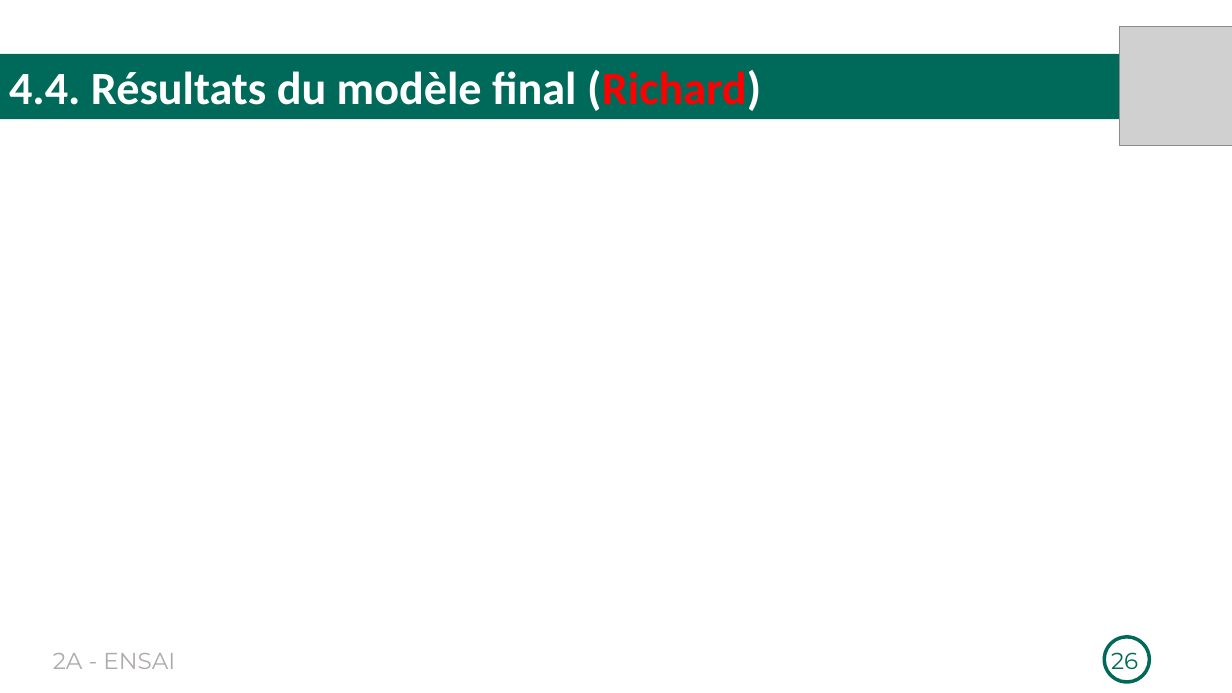
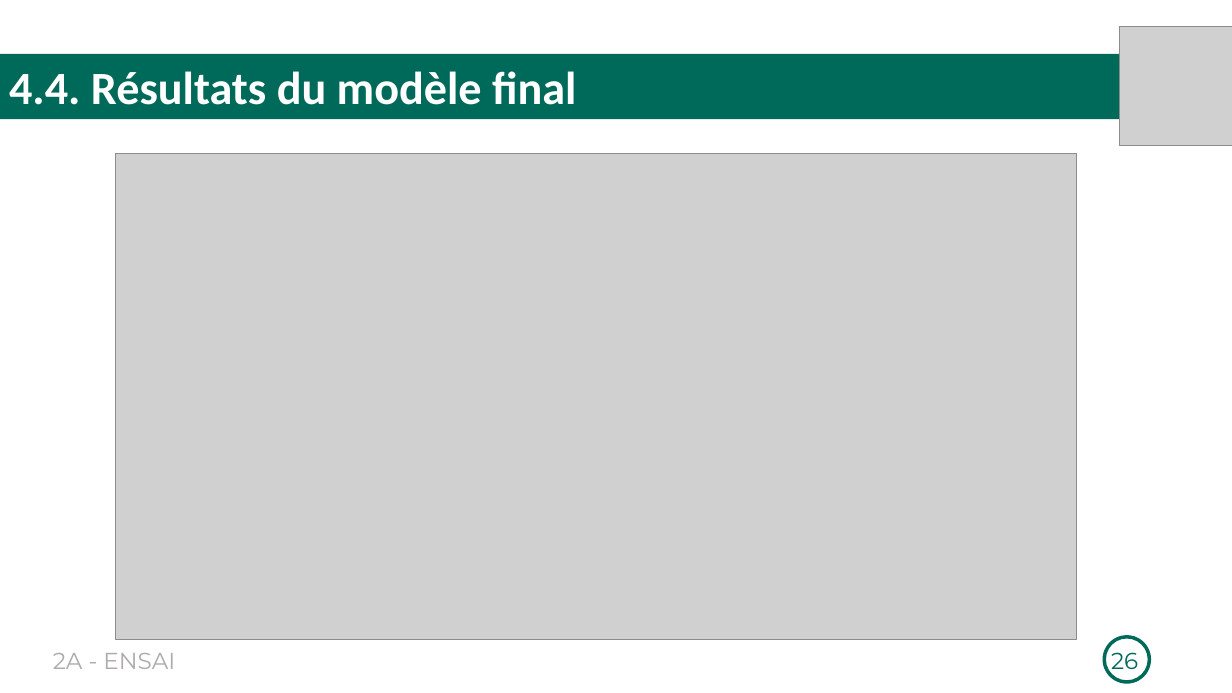
Before and after one commit to Richard-GOZAN/Projet-Stat-2A-Ensai, a slide deck: slide 26 of Présentation/Soutenance_Groupe25.pptx. Drawn at 1232x693 pixels with LibreOffice and Linux fonts; fonts in the diff are those of the drawing; grey boxes stand for pictures. Boxes give left, top, right and bottom in pixels: in the first picture for what was removed or moved away, otherwise in the second. Text is boxed around its words. In the diff, an @@ line names an element or a change of style, - is before the commit and + after.

Commit message:
Ajout des parties de Richard

```diff
--- a/Présentation/Soutenance_Groupe25.pptx
+++ b/Présentation/Soutenance_Groupe25.pptx
@@ text in rectangle at box(9, 71, 576, 105): text changed @@
-4.4. Résultats du modèle final (Richard)
+4.4. Résultats du modèle final
@@ picture added at box(116, 153, 1077, 640) @@
```
Also in this commit, not shown: 6 other slides changed, 2 slides added, 1 other file.
